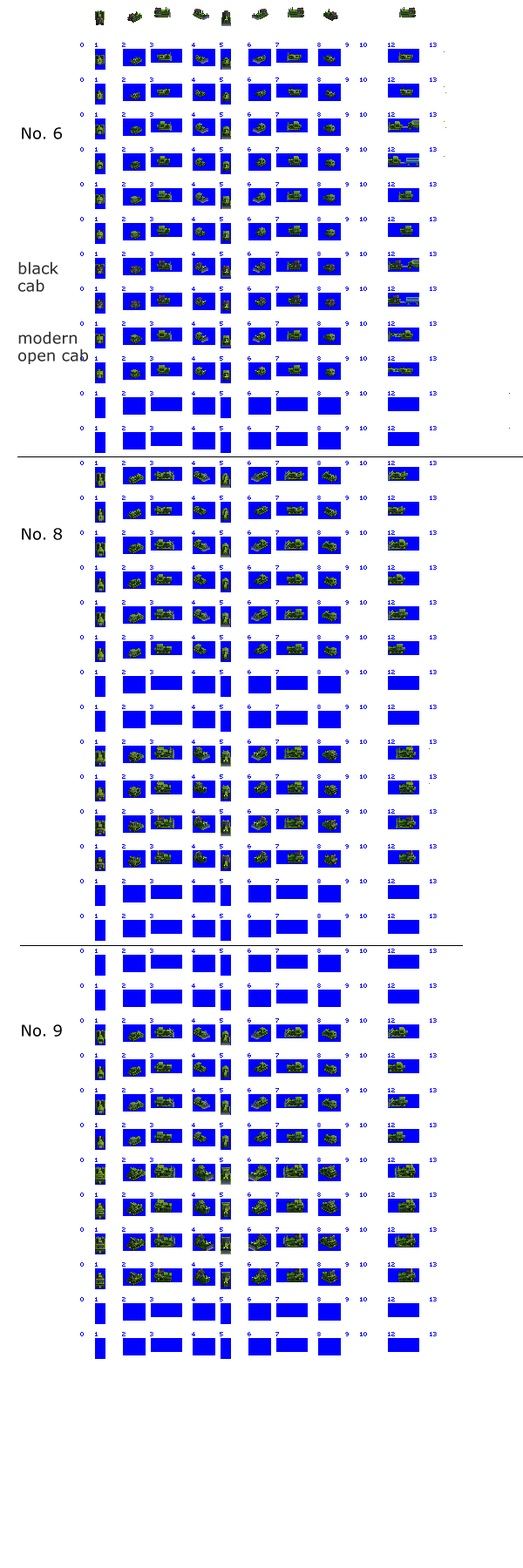
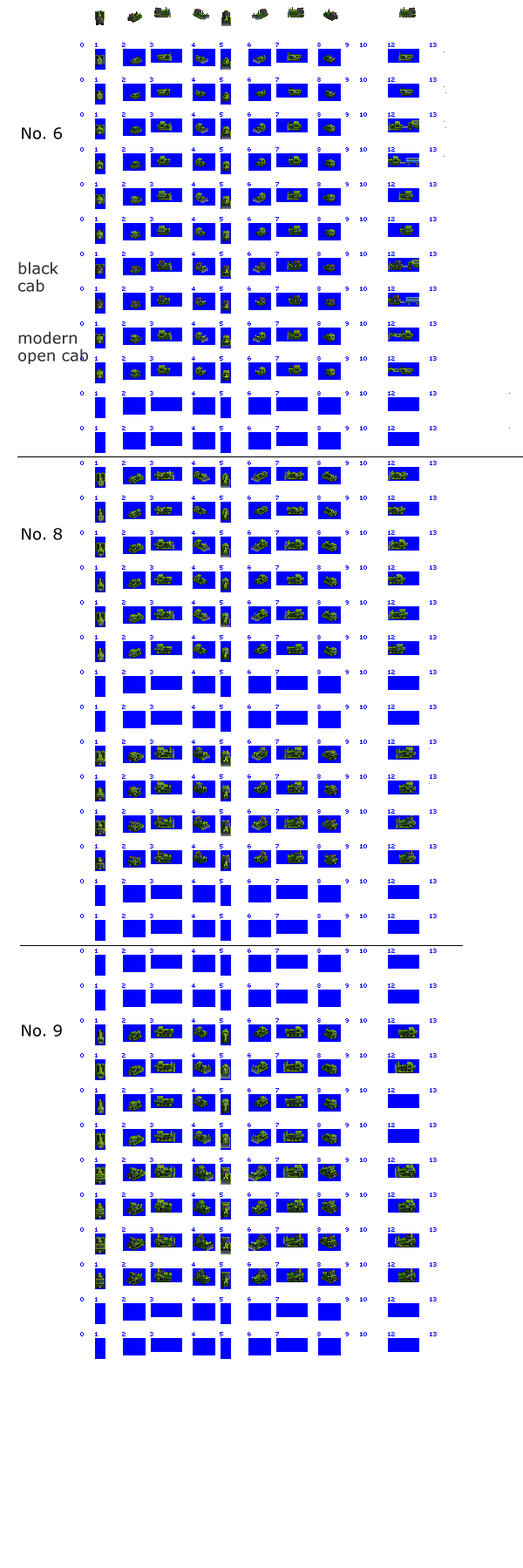
The second w=523, h=1568 image is a revision of the first. Changes to its layers:
added layer "buy menu sprites" (2nd of 2, in "No. 9" › "Early no. 9") in group "Early no. 9" over <box>394,1027,418,1074</box>
painted on "2 cc cab open" (2nd of 2, in "No. 9" › "Early no. 9") over <box>128,1026,406,1075</box>
painted on "2 cc cab enclosed" (2nd of 2, in "No. 9" › "Early no. 9") over <box>129,1095,406,1144</box>
removed layer "blade over-body copy" (2nd of 3, in "No. 9" › "Early no. 9 NOT DONE") from group "Early no. 9 NOT DONE" over <box>162,1027,400,1116</box>
added layer "Blade over-body copy" in group "Early no. 9" over <box>160,1060,298,1149</box>
painted on "body" (4th of 6, in "No. 9" › "Early no. 9") over <box>99,1026,408,1149</box>
removed layer "blade behind-body copy" (2nd of 3, in "No. 9" › "Early no. 9 NOT DONE") from group "Early no. 9 NOT DONE" over <box>95,1028,329,1109</box>
added layer "Blade behind-body copy" in group "Early no. 9" over <box>95,1062,332,1146</box>
painted on "tracks" (4th of 6, in "No. 9" › "Early no. 9") over <box>96,1028,406,1146</box>
